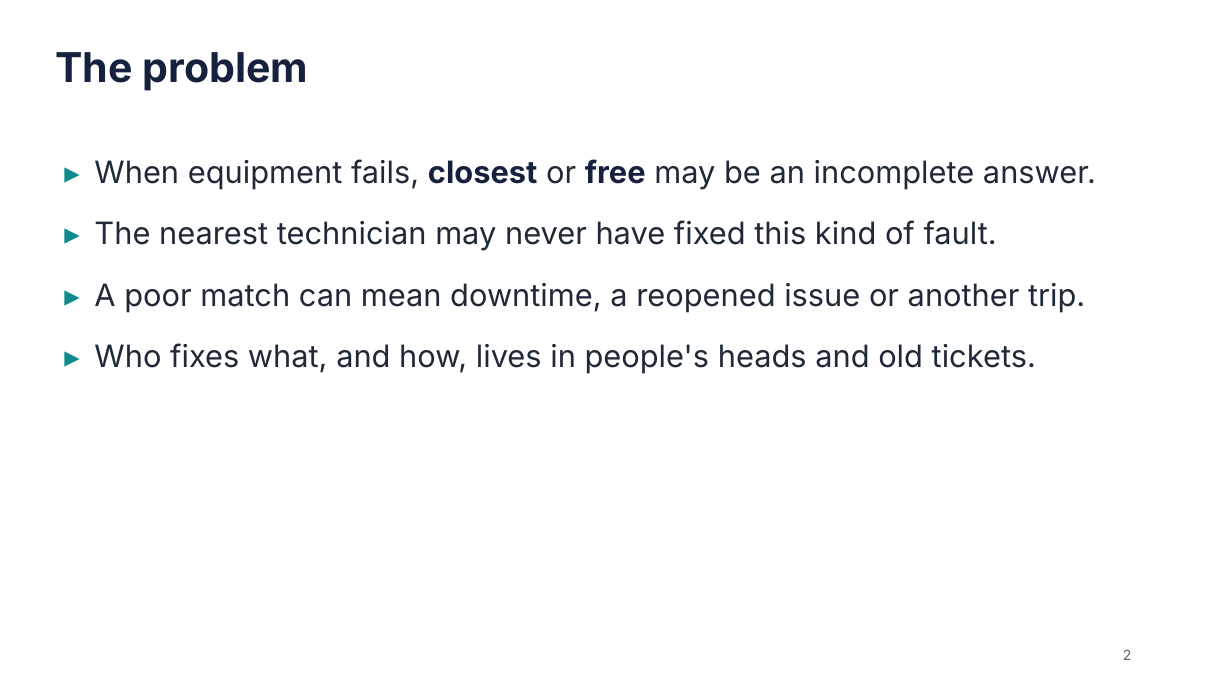
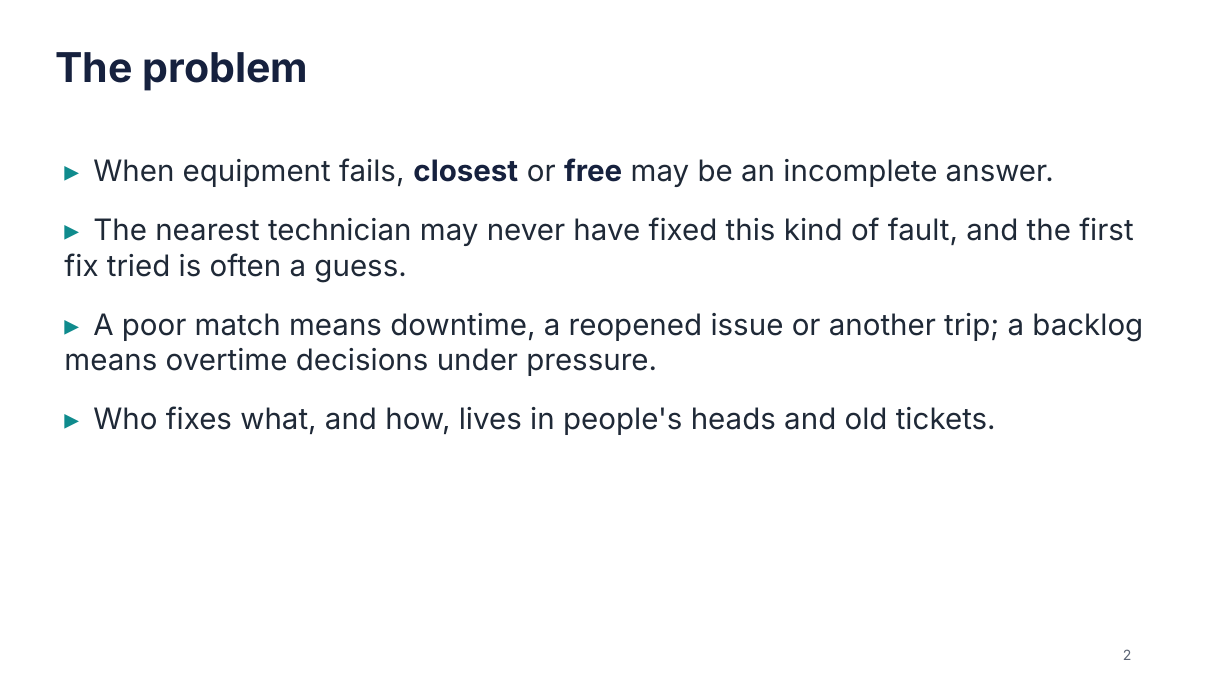
Before and after one commit to e8aura-makodev58/amd-compass, a slide deck: slide 2 of docs/submission/ResponseCompass-deck.pptx. Drawn at 1232x693 pixels with LibreOffice and Linux fonts; fonts in the diff are those of the drawing. Boxes give left, top, right and bottom in pixels: in the first picture for what was removed or moved away, otherwise in the second. Text is boxed around its words. In the diff, an @@ line names an element or a change of style, - is before the commit and + after.

```diff
--- a/docs/submission/ResponseCompass-deck.pptx
+++ b/docs/submission/ResponseCompass-deck.pptx
@@ text at (93,158,1054,435): size 24 to 23 pt in "▸ When equipment fails, closest or free ...", "▸ Who fixes what, and how, lives ..." @@
@@ text at (64,217,1143,376): text changed; size 24 to 23 pt @@
-▸ The nearest technician may never have fixed this kind of fault.
-▸ A poor match can mean downtime, a reopened issue or another trip.
+▸ The nearest technician may never have fixed this kind of fault, and the first fix tried is often a guess.
+▸ A poor match means downtime, a reopened issue or another trip; a backlog means overtime decisions under pressure.
```
Also in this commit, not shown: 7 other slides changed, 6 slides added, 2 slides removed, 16 other files.
